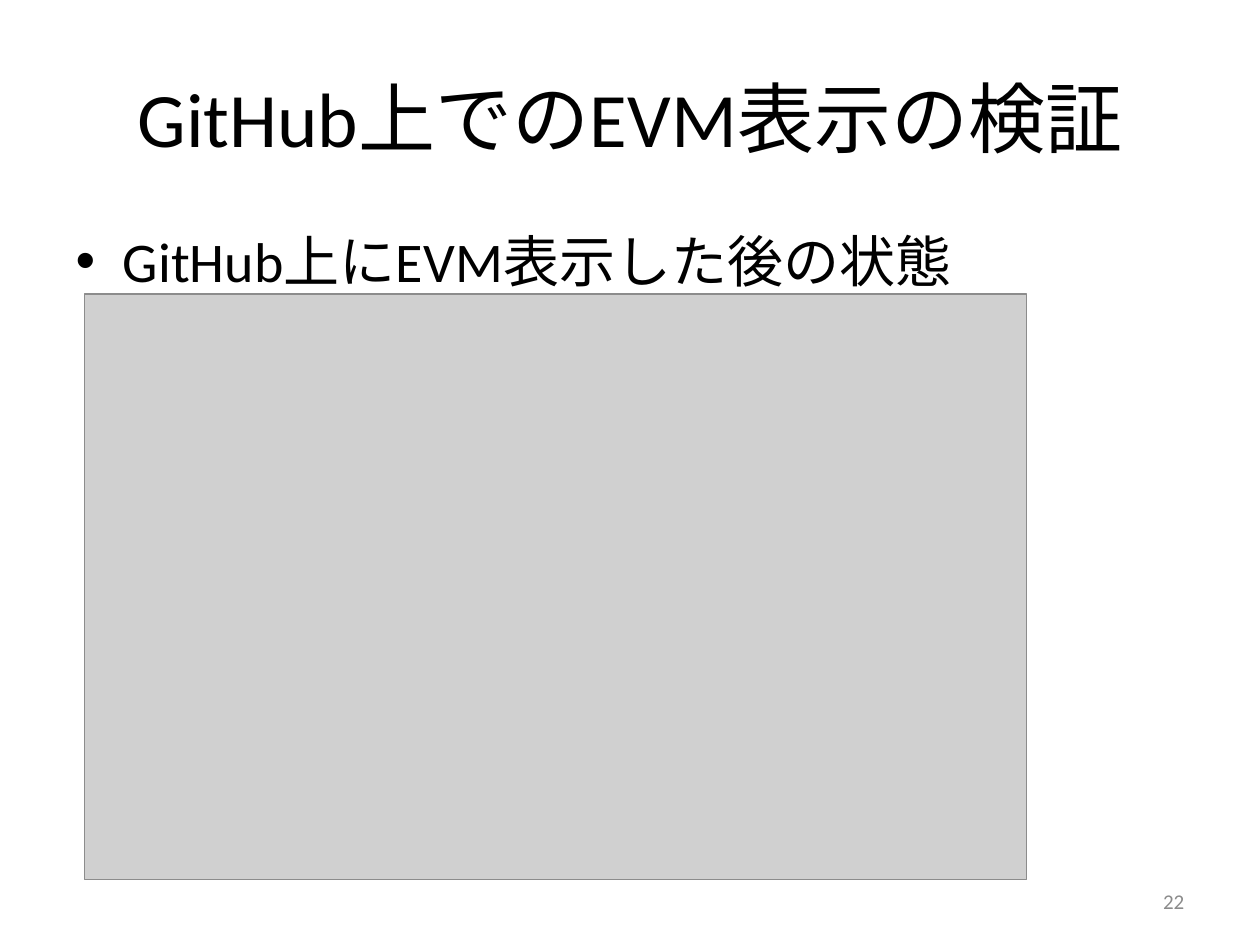
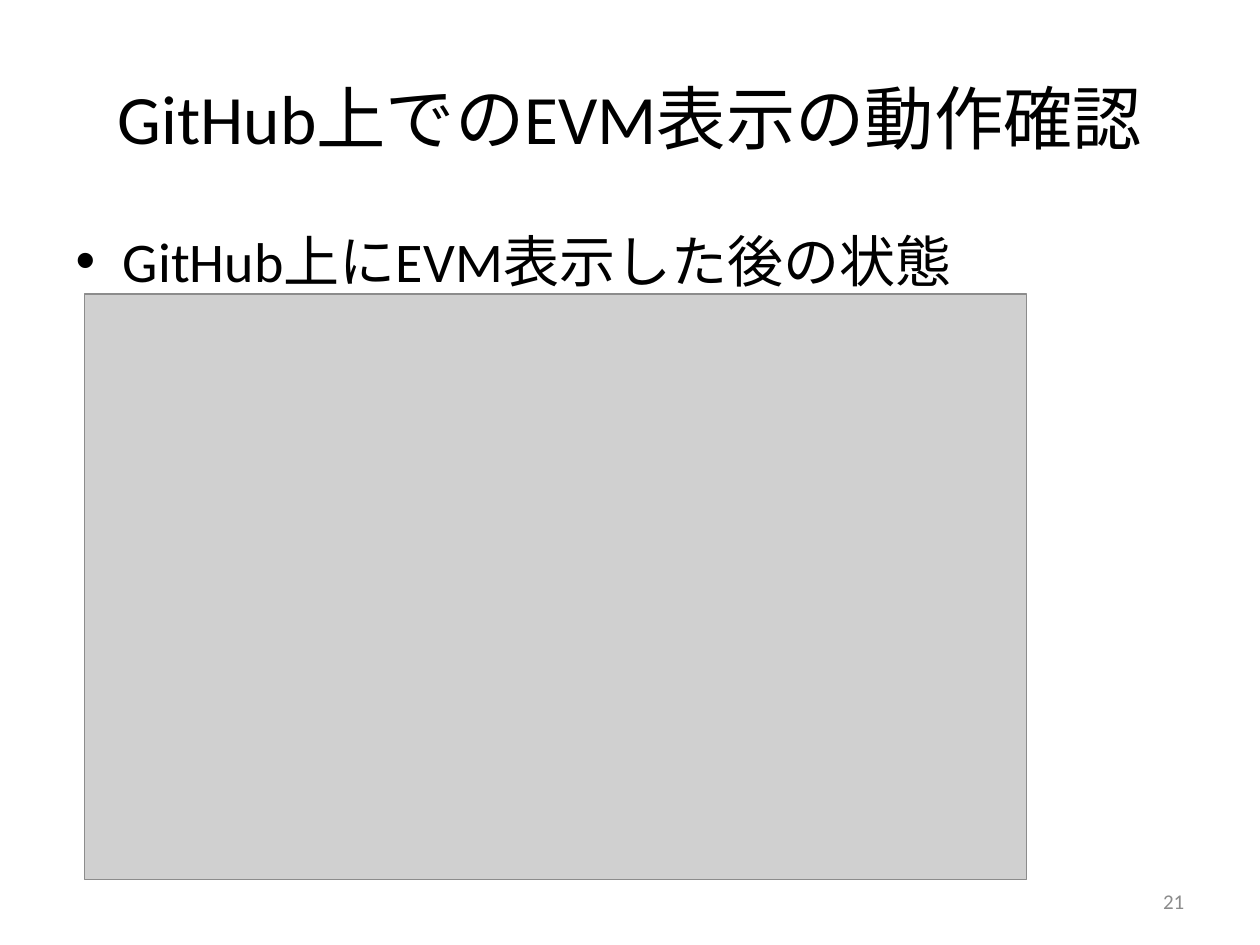
Before and after one commit to keimatsui/kadai, a slide deck: slide 21 of 卒業論文/2012/工藤亮/卒論発表（工藤）.pptx (slide 22 before the commit). Drawn at 1260x945 pixels with LibreOffice and Linux fonts; fonts in the diff are those of the drawing; grey boxes stand for pictures. Boxes give left, top, right and bottom in pixels: in the first picture for what was removed or moved away, otherwise in the second. Text is boxed around its words. In the diff, an @@ line names an element or a change of style, - is before the commit and + after.

```diff
--- a/卒業論文/2012/工藤亮/卒論発表（工藤）.pptx
+++ b/卒業論文/2012/工藤亮/卒論発表（工藤）.pptx
@@ title at [118,86,1142,150]: text changed; size 44 to 39.6 pt @@
-GitHub上でのEVM表示の検証
+GitHub上でのEVM表示の動作確認
@@ page number at [1163,895,1184,909]: text changed @@
-22
+21
```
Also in this commit, not shown: 19 other slides changed, 2 slides added, 1 slide removed.
